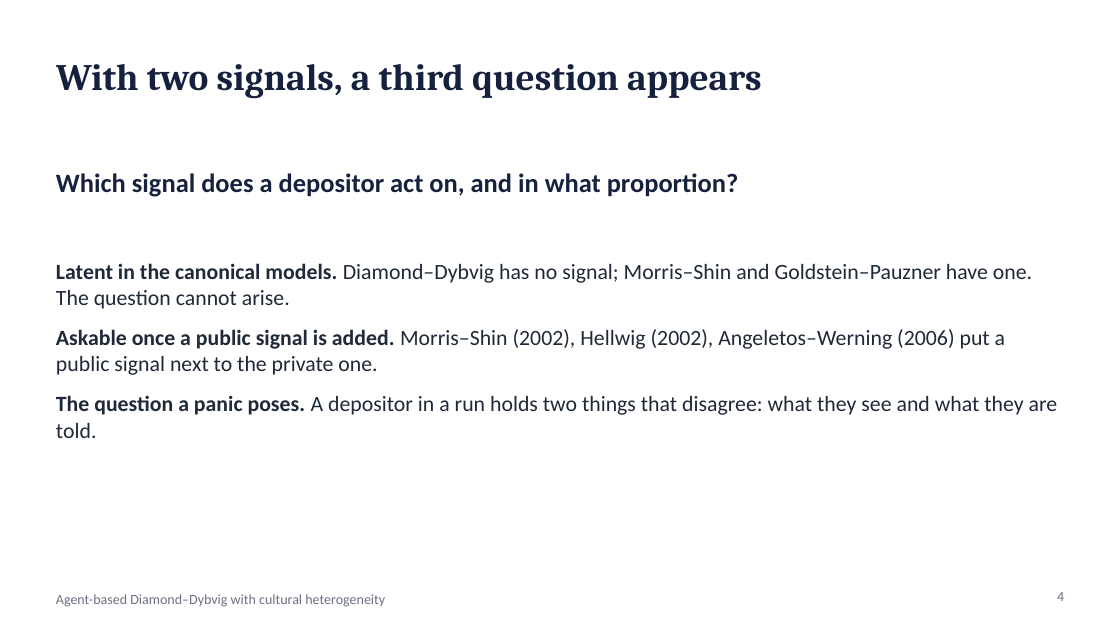
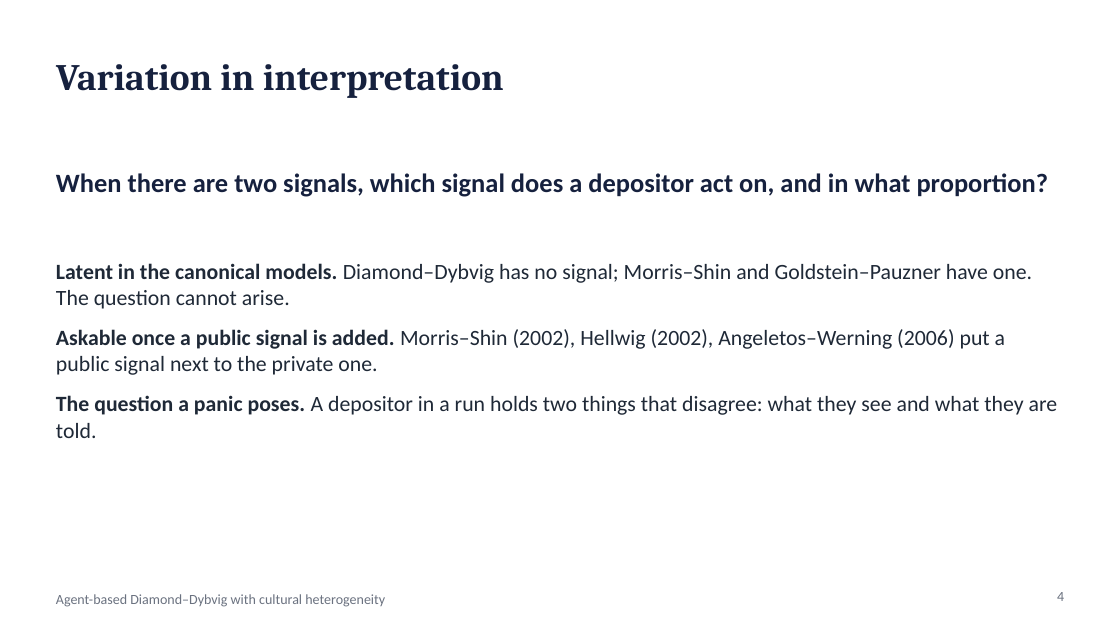
Before and after one commit to wlstover/BankRuns5, a slide deck: slide 4 of docs/deck_2026-10-26_seminar.pptx. Drawn at 1120x630 pixels with LibreOffice and Linux fonts; fonts in the diff are those of the drawing. Boxes give left, top, right and bottom in pixels: in the first picture for what was removed or moved away, otherwise in the second. Text is boxed around its words. In the diff, an @@ line names an element or a change of style, - is before the commit and + after.

```diff
--- a/docs/deck_2026-10-26_seminar.pptx
+++ b/docs/deck_2026-10-26_seminar.pptx
@@ title at <box>56,64,504,98</box>: text changed @@
-With two signals, a third question appears
+Variation in interpretation
@@ text at <box>56,173,1049,197</box>: text changed @@
-Which signal does a depositor act on, and in what proportion?
+When there are two signals, which signal does a depositor act on, and in what proportion?
```
Also in this commit, not shown: 2 other files.
